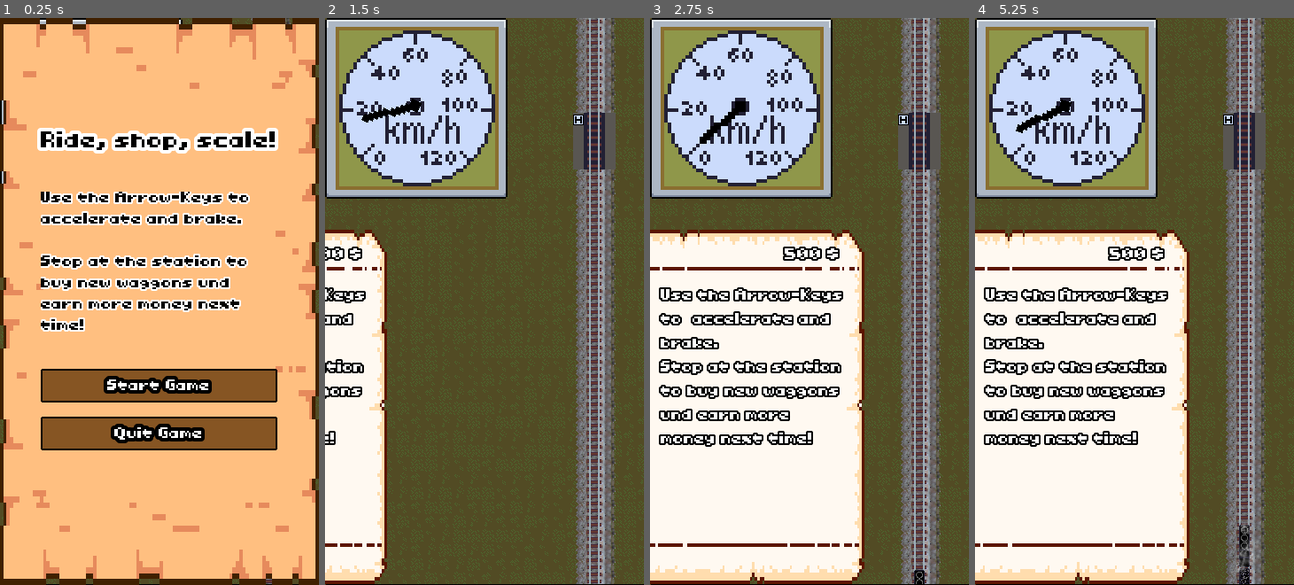
Above: before the commit, frames 1-4 (left to right).
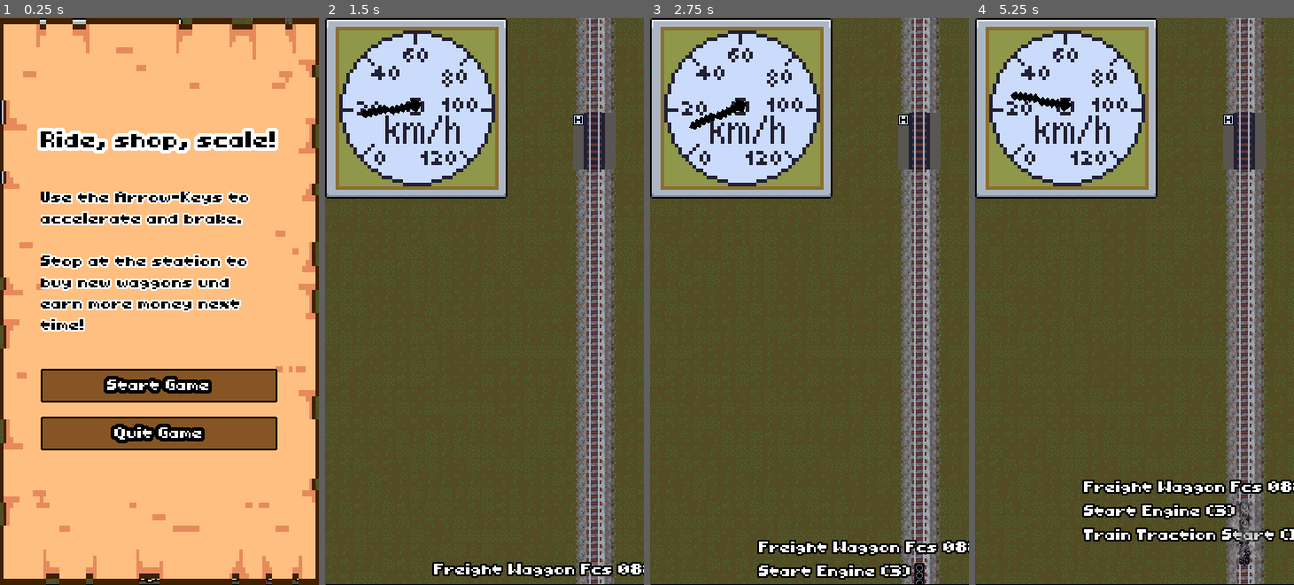
Above: after the commit, the same moments.

Repository: sthoni/gamejamaugust2024
Game: Godot game, scene res://game.tscn
Same seed, same stepped clock (60 frames per second), same inputs: the game is played once before the commit and once after it.
Inputs:
- Up to frame 1 (0.25 s): no input
- Up to frame 2 (1.5 s): click "Start Game" at 0.5 s; tap Enter (shop) at 1.25 s; hold Up (accelerate) from 1.28 s (still down); hold Enter (shop) from 1.28 s (still down)
- Up to frame 3 (2.75 s): release Up (accelerate) at 2.03 s; release Enter (shop) at 2.03 s; hold Down (brake) from 2.03 s (still down); tap Enter (shop) at 2.1, 2.27, 2.57 s
- Up to frame 4 (5.25 s): release Down (brake) at 2.78 s; hold Enter (shop) 2.78-3.53 s; hold Up (accelerate) 2.78-4.28 s; tap Enter (shop) at 3.6, 3.77, 4.07, 5.1 s; hold Enter (shop) 4.28-5.03 s; hold Down (brake) from 4.28 s (still down)

The runs differ from the first frame. In frame 1, less than 0.1% of the frame differs, in the area x 43-94%, y 98-100%; in frame 2, 13%; in frame 3, 43%; in frame 4, 43%, in the area x 0-100%, y 12-100%.

Commit message:
Engine- und Brake-Upgrades sind nun kaufbar.

Diff:
--- a/game.gd
+++ b/game.gd
@@ -26,7 +26,7 @@
 	Events.station_freight_sold.connect(_on_station_freight_sold)
 	Events.level_end_reached.connect(_on_level_end_reached)
 	Events.shop_key_pressed.connect(_on_shop_key_pressed)
-	button.pressed.connect(create_new_level)
+	button.pressed.connect(_create_new_level)
 
 	get_tree().paused = true
 
@@ -40,7 +40,6 @@
 		var tween := create_tween()
 		var end_money: int = game_stats.money - item.price
 		tween.tween_property(game_stats, "money", end_money, item.price / 50.0)
-		@warning_ignore("return_value_discarded")
 		Events.emit_signal("item_bought", item)
 
 
@@ -62,7 +61,7 @@
 	tween.tween_property(label_level, "visible_ratio", 1.0, 1)
 
 
-func create_new_level() -> void:
+func _create_new_level() -> void:
 	var tween := create_tween()
 	level.level_stats = level_stats.create_instance(game_stats.current_level)
 	var shop_items: Array[Item] = level_stats.item_pool.get_two_unique_random_items()
@@ -75,7 +74,7 @@
 func _input(event: InputEvent) -> void:
 	if level_ended:
 		if event.is_action_pressed("shop"):
-			create_new_level()
+			_create_new_level()
 	if event.is_action_pressed("exit_to_menu"):
 		menu.show()
 		get_tree().paused = true
--- a/items/item.gd
+++ b/items/item.gd
@@ -1,6 +1,6 @@
 class_name Item extends Resource
 
-enum ItemType {TRAIN, STATION, WAGGON, ENGINE, BRAKES}
+enum ItemType {TRAIN, STATION, WAGGON, ENGINE, BRAKES, UPGRADE}
 
 @export_group("Item Attributes")
 @export var id: String
--- a/items/item_pool_start.tres
+++ b/items/item_pool_start.tres
@@ -8,8 +8,10 @@
 [ext_resource type="Resource" uid="uid://d0owl03dnqqwx" path="res://items/train_engine_big2cyl.tres" id="5_4j52b"]
 [ext_resource type="Resource" uid="uid://b2pxxoaiqns70" path="res://items/train_engine_4cyl.tres" id="6_cqwvr"]
 [ext_resource type="Resource" uid="uid://bn6iqhla4y5t4" path="res://items/steambrake.tres" id="7_gfj0s"]
+[ext_resource type="Resource" uid="uid://c26xiongto7ih" path="res://items/train_upgrade_traction.tres" id="8_ief1j"]
+[ext_resource type="Resource" uid="uid://vclyobnnok0c" path="res://items/train_upgrade_engine.tres" id="9_0mmrb"]
 
 [resource]
 script = ExtResource("2_t1gks")
 id = "ItemPoolStart"
-items = Array[ExtResource("1_mdowx")]([ExtResource("2_alc1u"), ExtResource("3_3n0w6"), ExtResource("4_mhflp"), ExtResource("5_4j52b"), ExtResource("6_cqwvr"), ExtResource("7_gfj0s")])
+items = Array[ExtResource("1_mdowx")]([ExtResource("2_alc1u"), ExtResource("3_3n0w6"), ExtResource("4_mhflp"), ExtResource("5_4j52b"), ExtResource("6_cqwvr"), ExtResource("7_gfj0s"), ExtResource("8_ief1j"), ExtResource("9_0mmrb")])
--- a/items/train_engine.gd
+++ b/items/train_engine.gd
@@ -1,6 +1,15 @@
 class_name TrainEngine extends Item
 
 @export var acc_power: float = 20000.0
+@export var level: int = 1 : set = change_level
 
 func apply_effects(target: Train) -> void:
-	target.acc_power += acc_power
+	target.acc_power = acc_power + ((level - 1) / 4.0) * acc_power
+
+func change_level(value: int) -> void:
+	if value < 0:
+		level = 0
+	elif value > 5:
+		level = 5
+	else:
+		level = value
--- a/items/train_engine_4cyl.tres
+++ b/items/train_engine_4cyl.tres
@@ -12,6 +12,7 @@
 [resource]
 script = ExtResource("1_uncdo")
 acc_power = 160000.0
+level = 1
 id = ""
 item_type = 3
 price = 1000
--- a/items/train_engine_big2cyl.tres
+++ b/items/train_engine_big2cyl.tres
@@ -10,6 +10,7 @@
 [resource]
 script = ExtResource("1_tli5l")
 acc_power = 80000.0
+level = 1
 id = ""
 item_type = 3
 price = 500
--- a/items/train_engine_start.tres
+++ b/items/train_engine_start.tres
@@ -5,9 +5,10 @@
 [resource]
 script = ExtResource("1_s566g")
 acc_power = 20000.0
+level = 3
 id = ""
-item_type = 0
+item_type = 3
 price = 10000000
 weight = 5.0
-name = ""
+name = "Start Engine"
 tooltip_text = ""
--- a/items/train_traction.gd
+++ b/items/train_traction.gd
@@ -2,7 +2,16 @@
 
 @export var brake_power: float = 30000.0
 @export var transport_amount: float = 10.0
+@export var level: int = 1 : set = change_level
 
 func apply_effects(target: Train) -> void:
 	target.transport_amount += transport_amount
-	target.brake_power += brake_power
+	target.brake_power = brake_power + ((level - 1) / 4.0) * brake_power
+
+func change_level(value: int) -> void:
+	if value < 0:
+		level = 0
+	elif value > 5:
+		level = 0
+	else:
+		level = value
--- a/items/train_traction_start.tres
+++ b/items/train_traction_start.tres
@@ -6,8 +6,9 @@
 script = ExtResource("1_865cg")
 brake_power = 30000.0
 transport_amount = 10.0
+level = 1
 id = "TrainTractionStart"
-item_type = 0
+item_type = 4
 price = 10000000000000
 weight = 10.0
 name = "Train Traction Start"
--- /dev/null
+++ b/items/train_upgrade_engine.tres
@@ -0,0 +1,15 @@
+[gd_resource type="Resource" script_class="UpgradeItem" load_steps=2 format=3 uid="uid://vclyobnnok0c"]
+
+[ext_resource type="Script" uid="uid://bu5mn6mnapves" path="res://items/upgrade_item.gd" id="1_0omrh"]
+
+[resource]
+script = ExtResource("1_0omrh")
+upgrade_power = 1
+upgrade_type = 3
+id = ""
+item_type = 5
+price = 50
+weight = 0.0
+name = "Engine Upgrade"
+tooltip_text = "Level up your engine!"
+metadata/_custom_type_script = "uid://bu5mn6mnapves"
--- /dev/null
+++ b/items/train_upgrade_traction.tres
@@ -0,0 +1,15 @@
+[gd_resource type="Resource" script_class="UpgradeItem" load_steps=2 format=3 uid="uid://c26xiongto7ih"]
+
+[ext_resource type="Script" uid="uid://bu5mn6mnapves" path="res://items/upgrade_item.gd" id="1_p1rax"]
+
+[resource]
+script = ExtResource("1_p1rax")
+upgrade_power = 1
+upgrade_type = 4
+id = ""
+item_type = 5
+price = 50
+weight = 0.0
+name = "Brakes Upgrade"
+tooltip_text = "Level up your brakes!"
+metadata/_custom_type_script = "uid://bu5mn6mnapves"
--- /dev/null
+++ b/items/upgrade_item.gd
@@ -0,0 +1,9 @@
+class_name UpgradeItem extends Item
+
+@export var upgrade_power := 1
+@export var upgrade_type: ItemType = ItemType.ENGINE
+
+func apply_effects(target: Train) -> void:
+	var items_to_upgrade: Array[Item] = target.train_stats.items.filter(func(item: Item) -> bool: return item.item_type == upgrade_type)
+	if !items_to_upgrade.is_empty():
+		items_to_upgrade[0].level += upgrade_power
--- a/level/level.tscn
+++ b/level/level.tscn
@@ -52,6 +52,7 @@
 shape = SubResource("RectangleShape2D_v8f26")
 
 [node name="Control" type="Control" parent="."]
+visible = false
 layout_mode = 3
 anchors_preset = 0
 offset_left = -350.0
--- a/train/train.gd
+++ b/train/train.gd
@@ -16,6 +16,8 @@
 @onready var longtut: AudioStreamPlayer = $LongTut
 @onready var driving_sound: AudioStreamPlayer2D = $Driving
 @onready var steam_particles: GPUParticles2D = $SteamParticles
+@onready var items_label: Label = %ItemsLabel
+
 @onready var start_velocity: float = 0.0
 @onready var acc_power: float = 0.0
 @onready var brake_power: float = 0.0
@@ -38,22 +40,30 @@
 	brake_power = 0.0
 	waggon_amount = 0
 	transport_amount = 0.0
+	if items_label:
+		items_label.text = ""
 	if sprite:
 		sprite.texture = value.sprite
 	if get_tree():
 		for member in get_tree().get_nodes_in_group("FreightWaggons"):
 			member.free()
-	var i = 0
+	var i := 0
 	for item: Item in value.items:
 		weight += item.weight
 		item.apply_effects(self)
 		if item.item_type == Item.ItemType.WAGGON:
-			var waggon_instance = waggon.instantiate()
+			var waggon_instance := waggon.instantiate()
 			waggon_instance.position.y = 35 + (i * 24)
 			add_child(waggon_instance)
 			waggon_instance.add_to_group("FreightWaggons")
 			i += 1
 			waggon_amount += 1
+		if items_label:
+			items_label.text += item.name
+			if item.get("level") != null:
+				items_label.text += " ("+ str(item.level) + ")\n"
+			else:
+				items_label.text += "\n"
 	@warning_ignore("return_value_discarded")
 	Events.emit_signal("weight_changed", weight)
 	@warning_ignore("return_value_discarded")
@@ -160,15 +170,19 @@
 	flag_train_long_tut_played = false
 
 func _on_item_bought(bought_item: Item) -> void:
-	if bought_item.item_type == Item.ItemType.TRAIN:
+	if  bought_item.item_type == Item.ItemType.UPGRADE:
+		bought_item.apply_effects(self)
+		apply_items(train_stats)
+		return
+	elif bought_item.item_type == Item.ItemType.TRAIN:
 		var trains_in_items: Array[Item] = train_stats.items.filter(func(item: Item) -> bool: return item.item_type == Item.ItemType.TRAIN)
 		for item_train: Item in trains_in_items:
 			train_stats.items.erase(item_train)
-	if bought_item.item_type == Item.ItemType.ENGINE:
+	elif bought_item.item_type == Item.ItemType.ENGINE:
 		var engines_in_items: Array[Item] = train_stats.items.filter(func(item: Item) -> bool: return item.item_type == Item.ItemType.ENGINE)
 		for item_engine: Item in engines_in_items:
 			train_stats.items.erase(item_engine)
-	if bought_item.item_type == Item.ItemType.BRAKES:
+	elif bought_item.item_type == Item.ItemType.BRAKES:
 		var brakes_in_items: Array[Item] = train_stats.items.filter(func(item: Item) -> bool: return item.item_type == Item.ItemType.BRAKES)
 		for item_engine: Item in brakes_in_items:
 			train_stats.items.erase(item_engine)
--- a/train/train.tscn
+++ b/train/train.tscn
@@ -72,5 +72,20 @@
 lifetime = 2.0
 process_material = SubResource("ParticleProcessMaterial_2sxs7")
 
+[node name="DebugInfo" type="Control" parent="."]
+layout_mode = 3
+anchors_preset = 0
+offset_left = -181.0
+offset_top = -48.0
+offset_right = -141.0
+offset_bottom = -8.0
+
+[node name="ItemsLabel" type="Label" parent="DebugInfo"]
+unique_name_in_owner = true
+layout_mode = 0
+offset_right = 130.0
+offset_bottom = 24.0
+text = "TRAIN-ITEMS"
+
 [connection signal="timeout" from="Timer_Brake" to="." method="_on_timer_brake_timeout"]
 [connection signal="timeout" from="Timer_Acc" to="." method="_on_timer_acc_timeout"]
--- a/ui/shop.gd
+++ b/ui/shop.gd
@@ -7,7 +7,6 @@
 
 # Called when the node enters the scene tree for the first time.
 func _ready() -> void:
-	@warning_ignore("return_value_discarded")
 	Events.connect("money_changed", _on_money_changed)
 
 func add_item(node: Node) -> void:
Not shown: 1 places in items/item_pool_start.tres that only renumber resources
Not shown, added: items/upgrade_item.gd.uid
